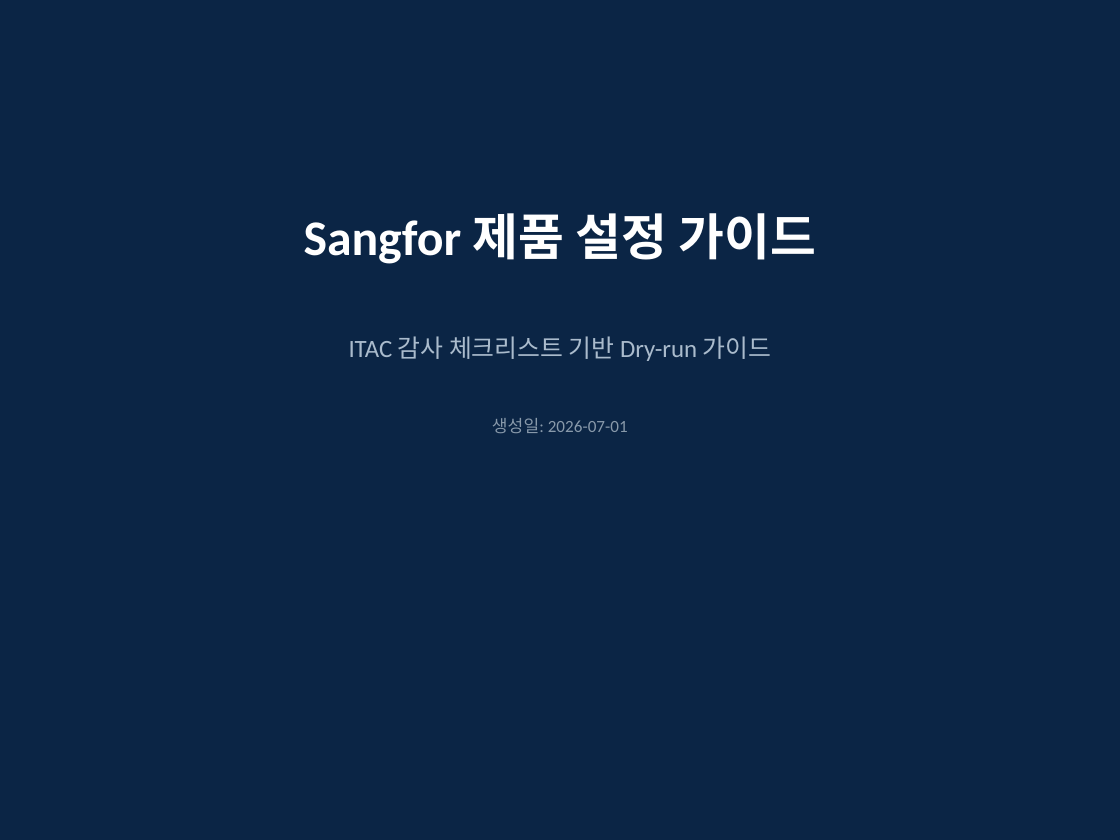
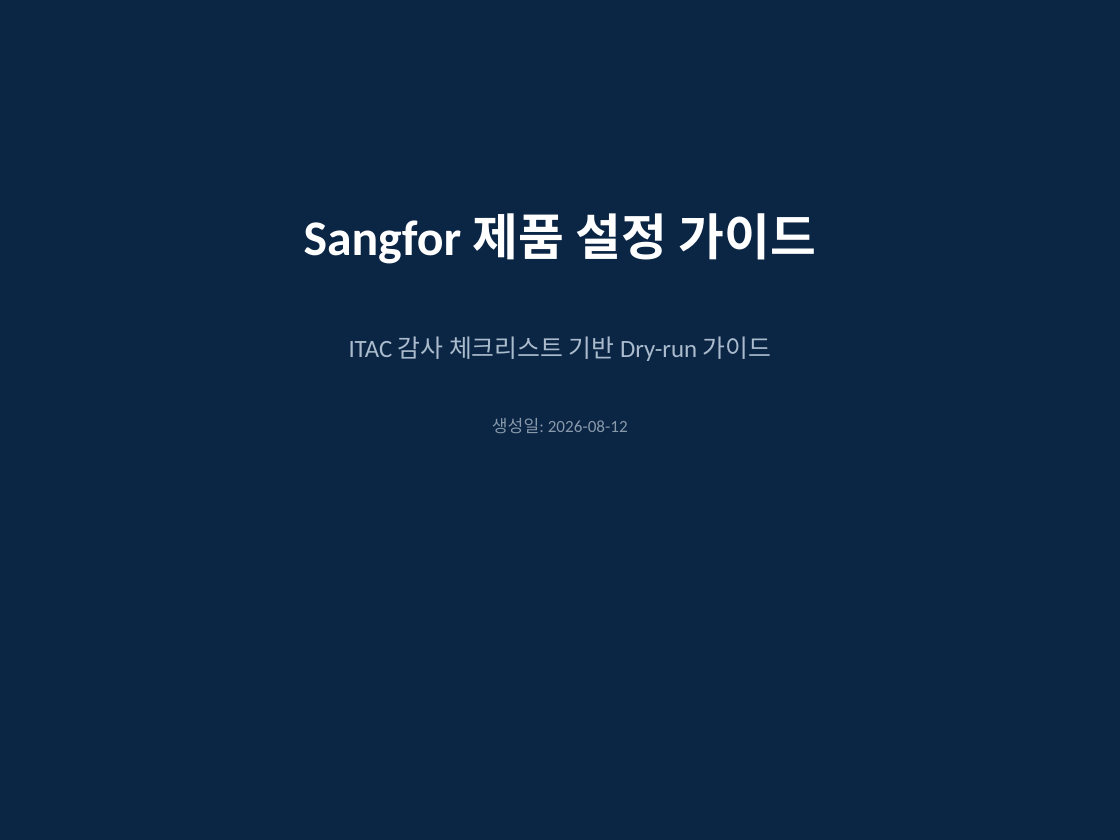
Before and after one commit to whelp99-code/whelp99-code-sangfor-engineer-mcp, a slide deck: slide 1 of outputs/Sangfor_설정가이드_MCP.pptx. Drawn at 1120x840 pixels with LibreOffice and Linux fonts; fonts in the diff are those of the drawing. Boxes give left, top, right and bottom in pixels: in the first picture for what was removed or moved away, otherwise in the second. Text is boxed around its words. In the diff, an @@ line names an element or a change of style, - is before the commit and + after.

```diff
--- a/outputs/Sangfor_설정가이드_MCP.pptx
+++ b/outputs/Sangfor_설정가이드_MCP.pptx
@@ text at (x1=492, y1=418, x2=628, y2=433): text changed @@
-생성일: 2026-07-01
+생성일: 2026-08-12
```
Also in this commit, not shown: 1 other slide changed.
